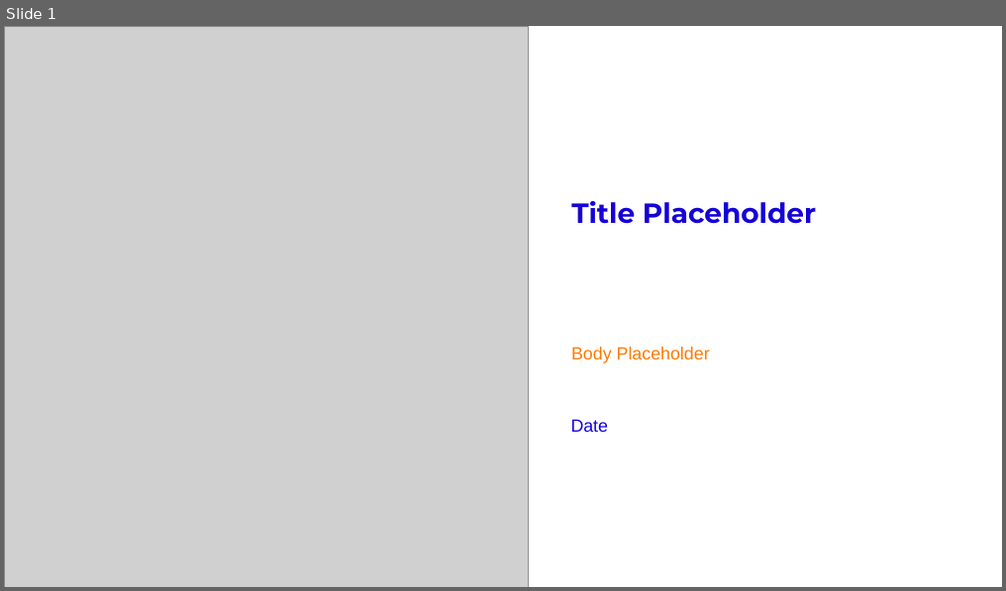
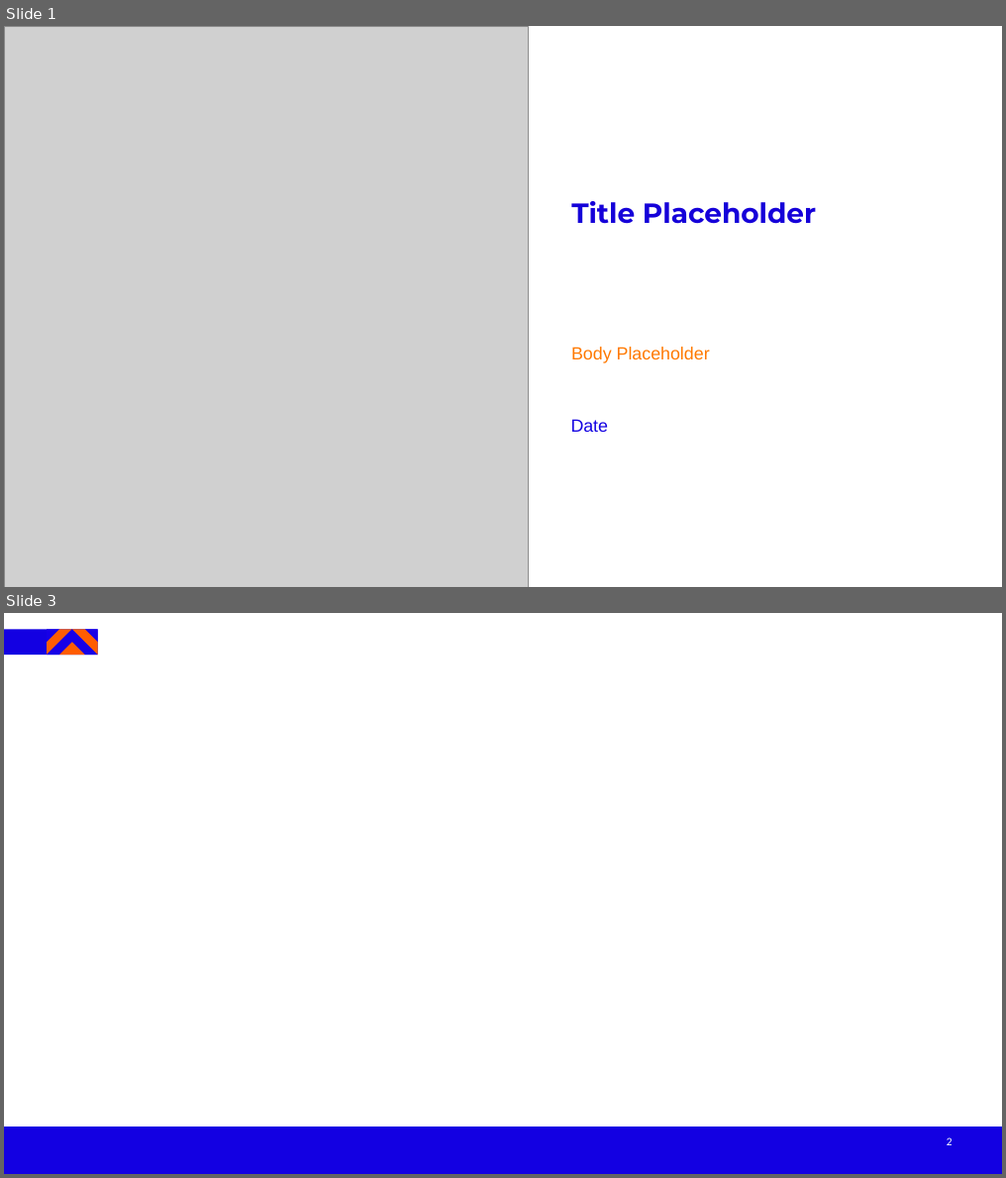
Before and after one commit to nurfarahfaiqah/ai-initiative-agent, a slide deck: template_exec_deck.pptx. Shown one above the other, each under a label of ours: slide 1 before the commit, slides 1 and 3 after it; the slides between them are not shown. The pictures are 1006x591 and 1006x1178 pixels, drawn with LibreOffice and Linux fonts; fonts in the diff are those of the drawing; grey boxes stand for pictures; background and template pictures are left out. Boxes give left, top, right and bottom in pixels: in the first picture for what was removed or moved away, otherwise in the second. Text is boxed around its words. In the diff, an @@ line names an element or a change of style, - is before the commit and + after.

```diff
--- a/template_exec_deck.pptx
+++ b/template_exec_deck.pptx
@@ slide 3 added at (x1=4, y1=613, x2=1002, y2=1174), background #FFFFFF @@
@@ group added at (x1=4, y1=630, x2=97, y2=655): 9 freeform shapes @@
@@ freeform shape added at (x1=4, y1=1127, x2=1002, y2=1174), fill #1300E2 @@
@@ page number added at (x1=946, y1=1138, x2=952, y2=1146), 18 pt, text #FFFFFF @@
+2
```
Also in this commit, not shown: 5 other slides added, 6 slides removed.
